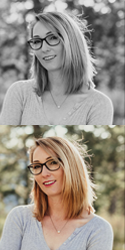
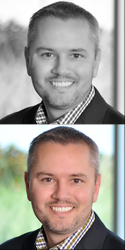
Layered file, before and after one edit (125x250). Changes by layer:
added layer "jesse_fullerton" above "steve_morgan" over [0, 0, 125, 250]
hid "kristen_shaw" over [0, 0, 125, 250]
